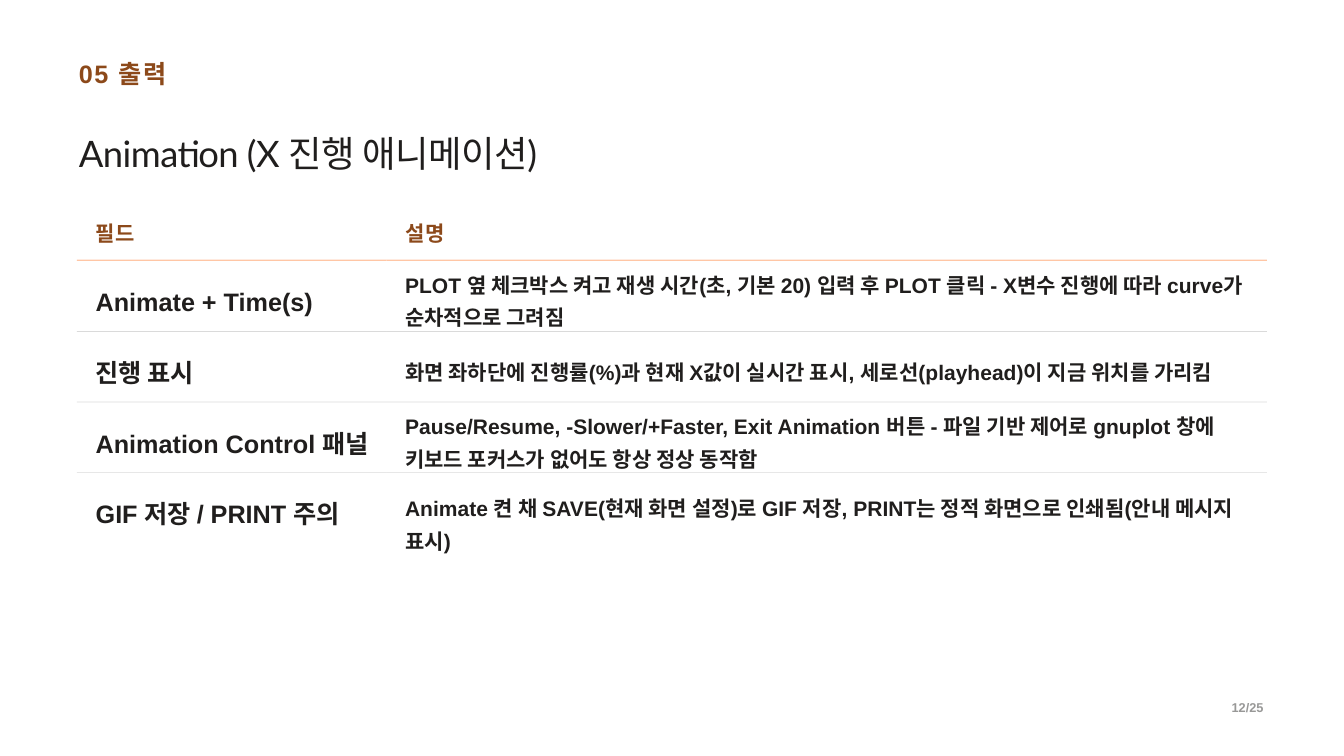
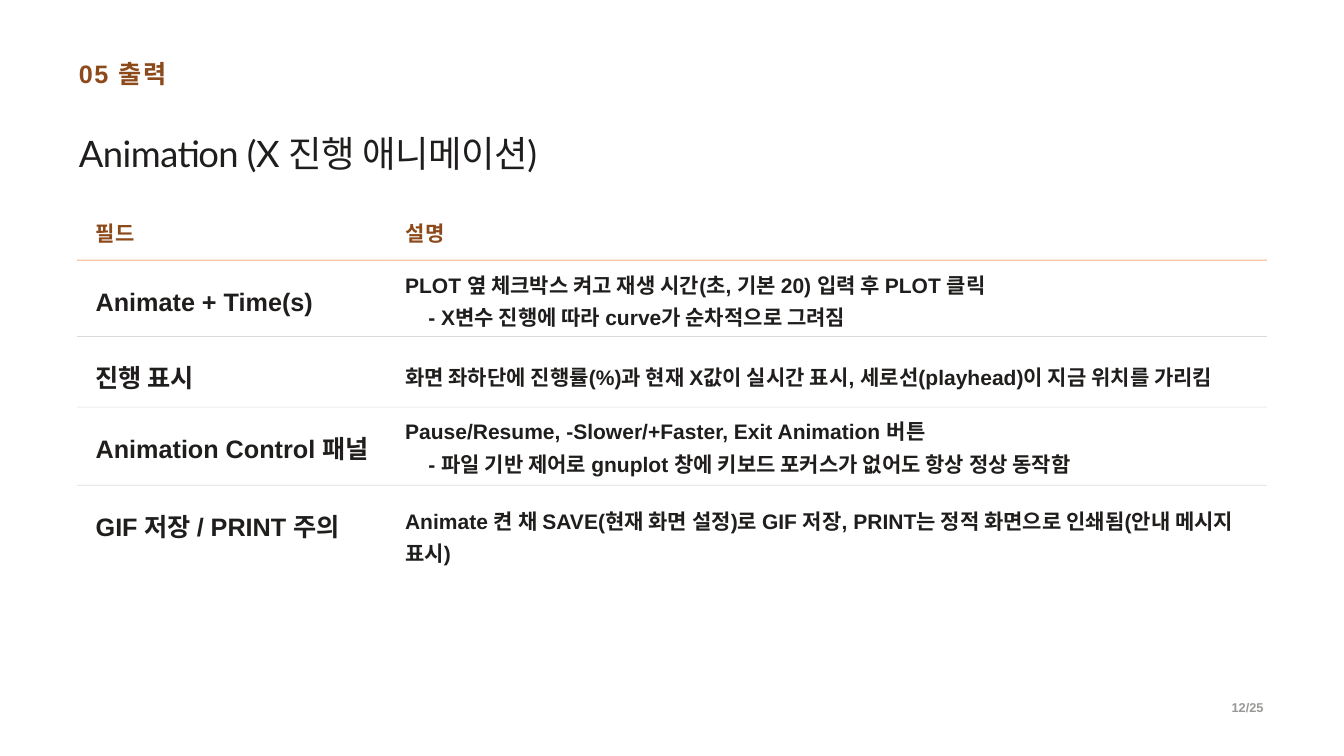
Before and after one commit to CWKIM113/CathPlot_Pub, a slide deck: slide 12 of CathPlot_발표.pptx. Drawn at 1344x756 pixels with LibreOffice and Linux fonts; fonts in the diff are those of the drawing. Boxes give left, top, right and bottom in pixels: in the first picture for what was removed or moved away, otherwise in the second. Text is boxed around its words. In the diff, an @@ line names an element or a change of style, - is before the commit and + after.

```diff
--- a/CathPlot_발표.pptx
+++ b/CathPlot_발표.pptx
@@ text at [405, 275, 986, 327]: text changed @@
-PLOT 옆 체크박스 켜고 재생 시간(초, 기본 20) 입력 후 PLOT 클릭 - X변수 진행에 따라 curve가 순차적으로 그려짐
+PLOT 옆 체크박스 켜고 재생 시간(초, 기본 20) 입력 후 PLOT 클릭
+- X변수 진행에 따라 curve가 순차적으로 그려짐
@@ 3 texts, 2 rectangles: place and size @@
-3 texts, 2 rectangles at [77, 331, 1267, 456]
+3 texts, 2 rectangles at [77, 336, 1267, 461]
@@ text at [405, 421, 1071, 476]: text changed @@
-Pause/Resume, -Slower/+Faster, Exit Animation 버튼 - 파일 기반 제어로 gnuplot 창에 키보드 포커스가 없어도 항상 정상 동작함
+Pause/Resume, -Slower/+Faster, Exit Animation 버튼
+- 파일 기반 제어로 gnuplot 창에 키보드 포커스가 없어도 항상 정상 동작함
@@ text "GIF 저장 / PRINT 주의": place and size @@
-text "GIF 저장 / PRINT 주의" at [96, 502, 339, 526]
+text "GIF 저장 / PRINT 주의" at [96, 515, 339, 539]
@@ 2 rectangles, 1 text: place and size @@
-2 rectangles, 1 text at [77, 472, 1267, 554]
+2 rectangles, 1 text at [77, 485, 1267, 566]
```
Also in this commit, not shown: 18 other slides changed, 1 other file.
